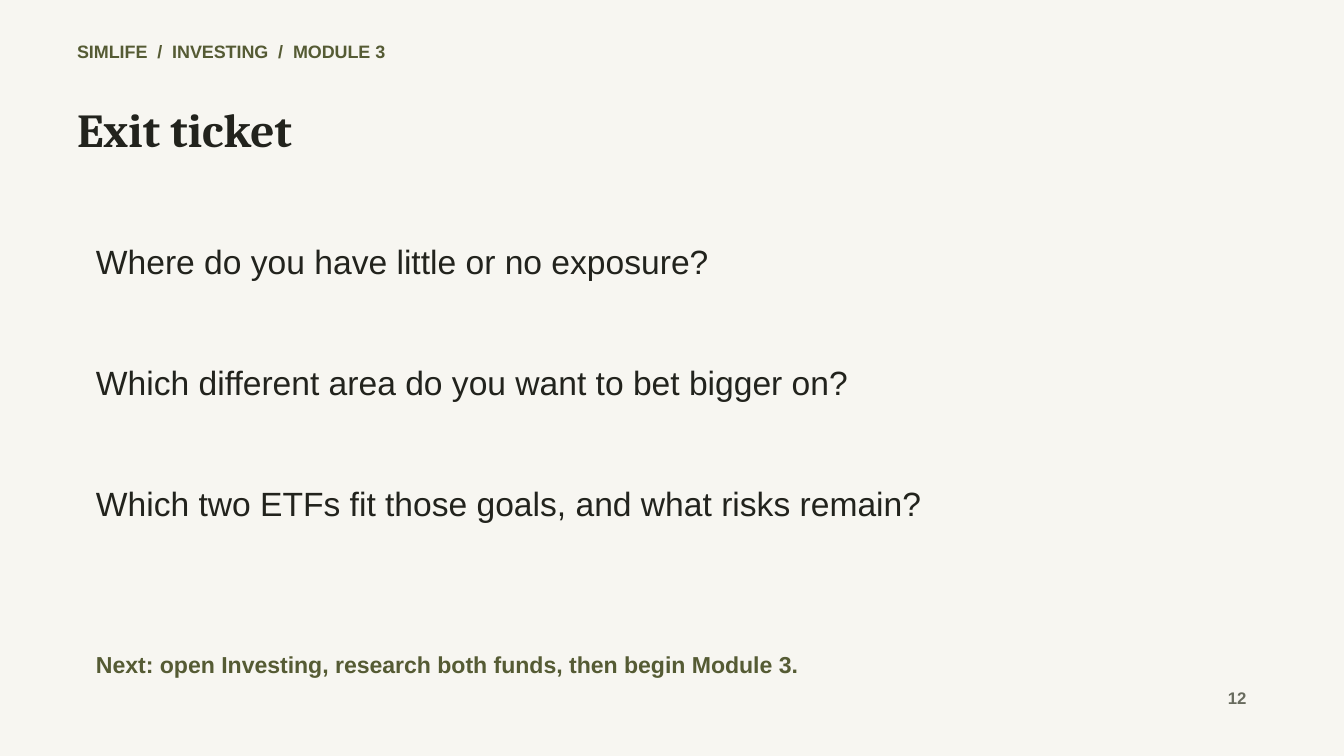
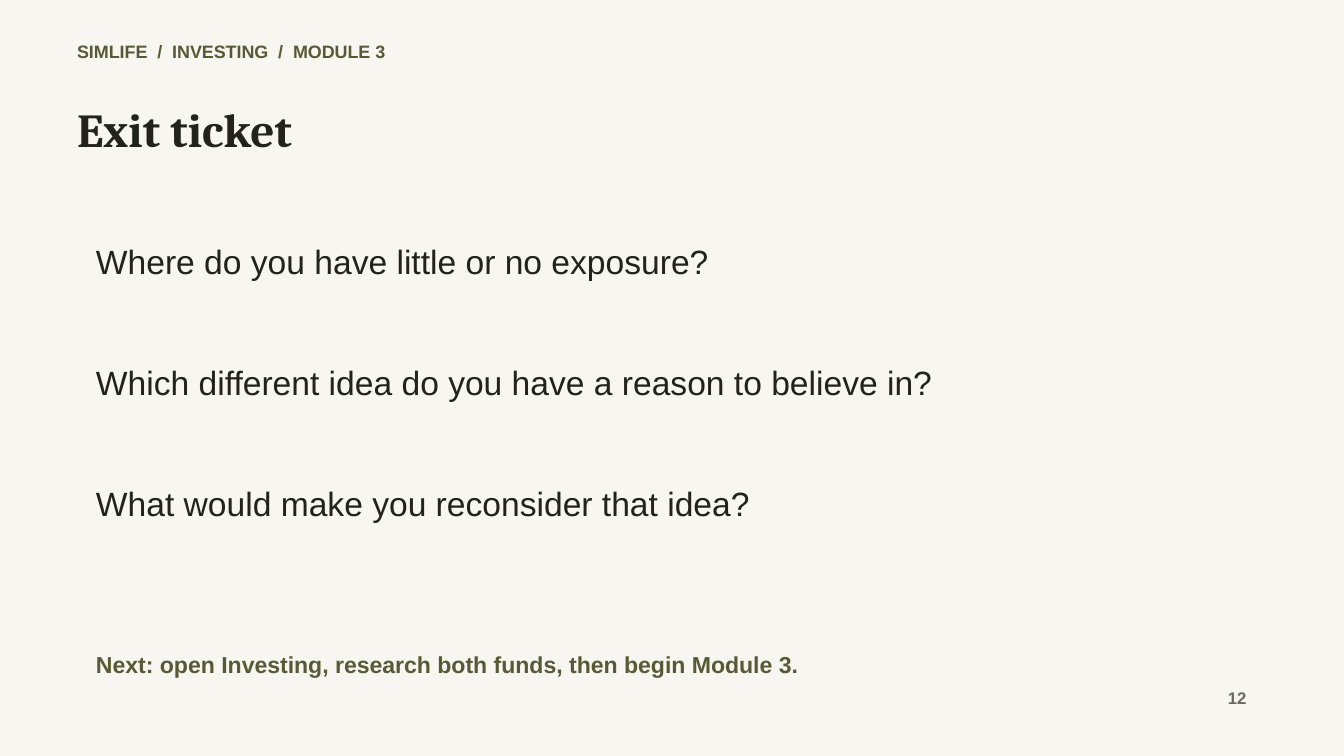
Before and after one commit to JML999/simlife-classroom, a slide deck: slide 12 of docs/module3-etfs/output/Module_3_ETFs_Lesson.pptx. Drawn at 1344x756 pixels with LibreOffice and Linux fonts; fonts in the diff are those of the drawing. Boxes give left, top, right and bottom in pixels: in the first picture for what was removed or moved away, otherwise in the second. Text is boxed around its words. In the diff, an @@ line names an element or a change of style, - is before the commit and + after.

```diff
--- a/docs/module3-etfs/output/Module_3_ETFs_Lesson.pptx
+++ b/docs/module3-etfs/output/Module_3_ETFs_Lesson.pptx
@@ text at (96,370,932,402): text changed @@
-Which different area do you want to bet bigger on?
+Which different idea do you have a reason to believe in?
@@ text at (96,491,749,523): text changed @@
-Which two ETFs fit those goals, and what risks remain?
+What would make you reconsider that idea?
```
Also in this commit, not shown: 2 other slides changed, 6 other files.
